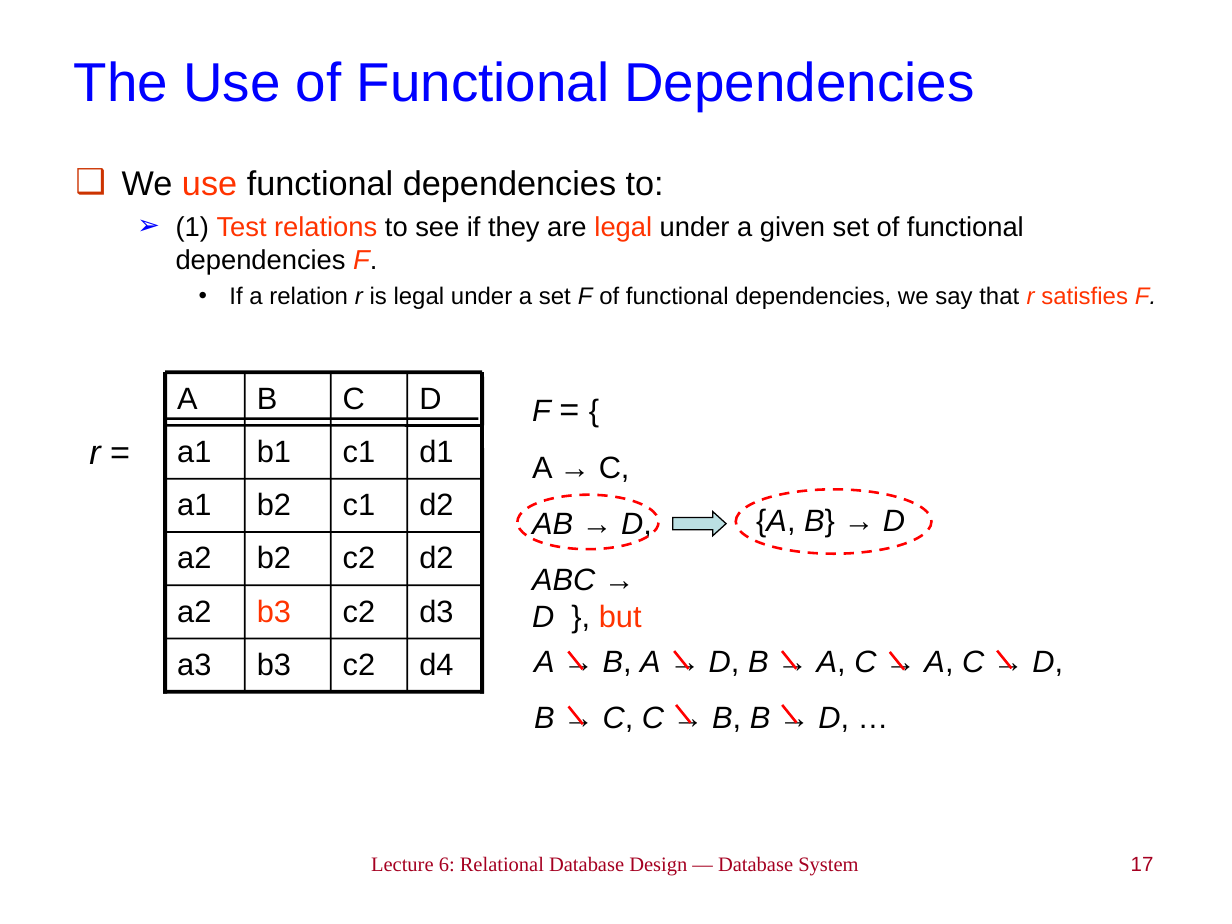
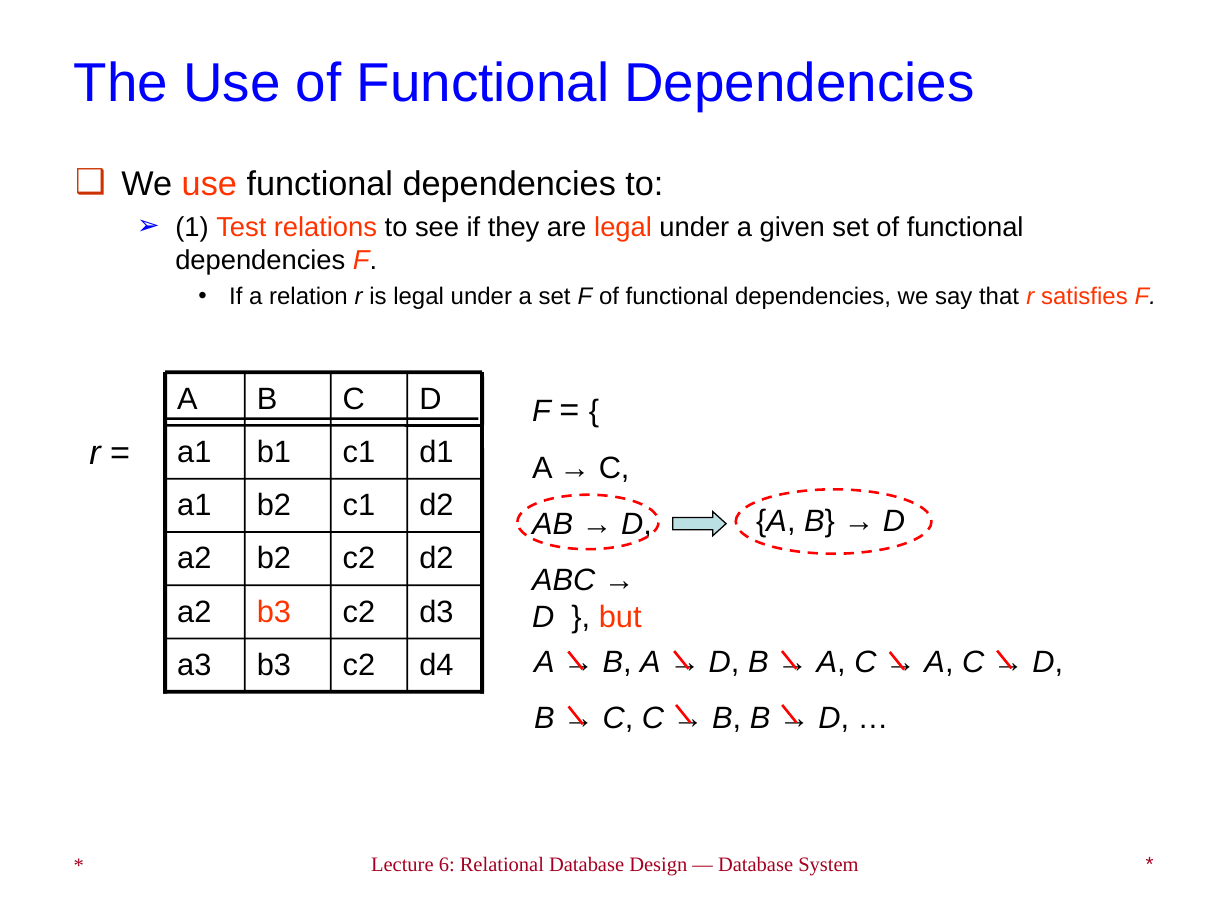
Before and after one commit to LukeLIN-web/DataBase-System-learning, a slide deck: slide 17 of PPT/Lec 6_Relational Database Design.ppt. Drawn at 1232x924 pixels with LibreOffice and Linux fonts; fonts in the diff are those of the drawing. Boxes give left, top, right and bottom in pixels: in the first picture for what was removed or moved away, otherwise in the second. Text is boxed around its words. In the diff, an @@ line names an element or a change of style, - is before the commit and + after.

```diff
--- a/PPT/Lec 6_Relational Database Design.ppt
+++ b/PPT/Lec 6_Relational Database Design.ppt
@@ text added at (x1=62, y1=845, x2=243, y2=899), 12 pt, text #A50021 @@
+*
@@ text at (x1=1131, y1=857, x2=1154, y2=871): text changed @@
-17
+*
```
Also in this commit, not shown: 84 other slides changed, 23 other files.
